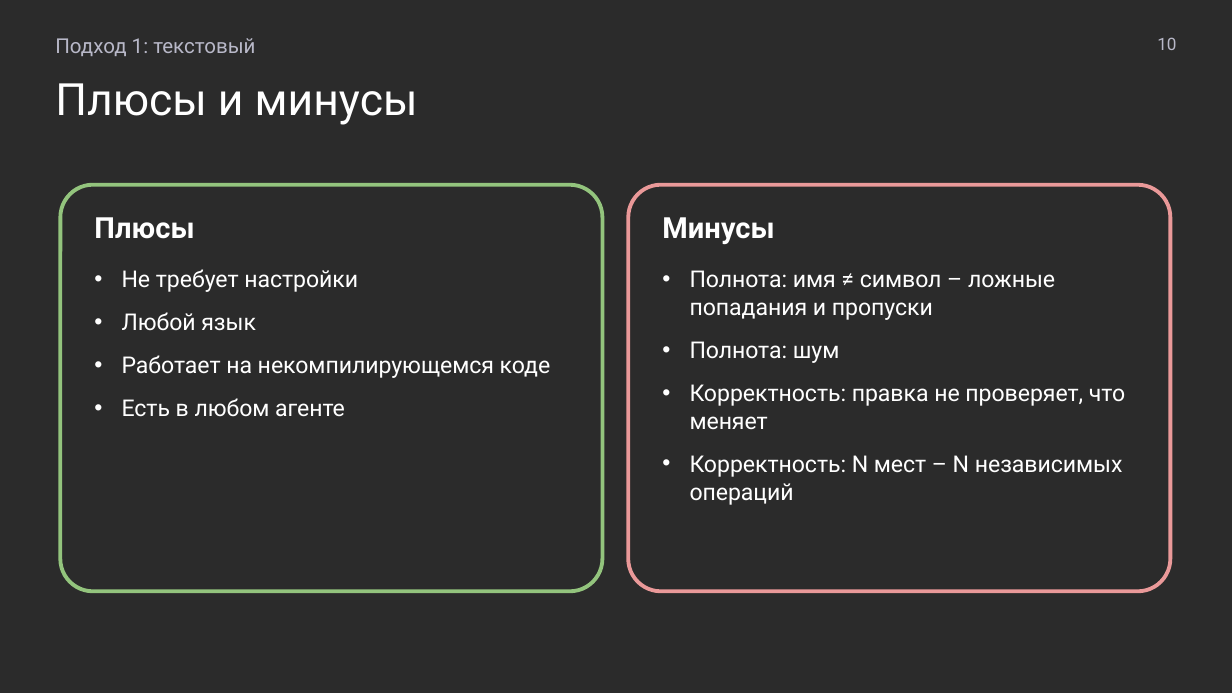
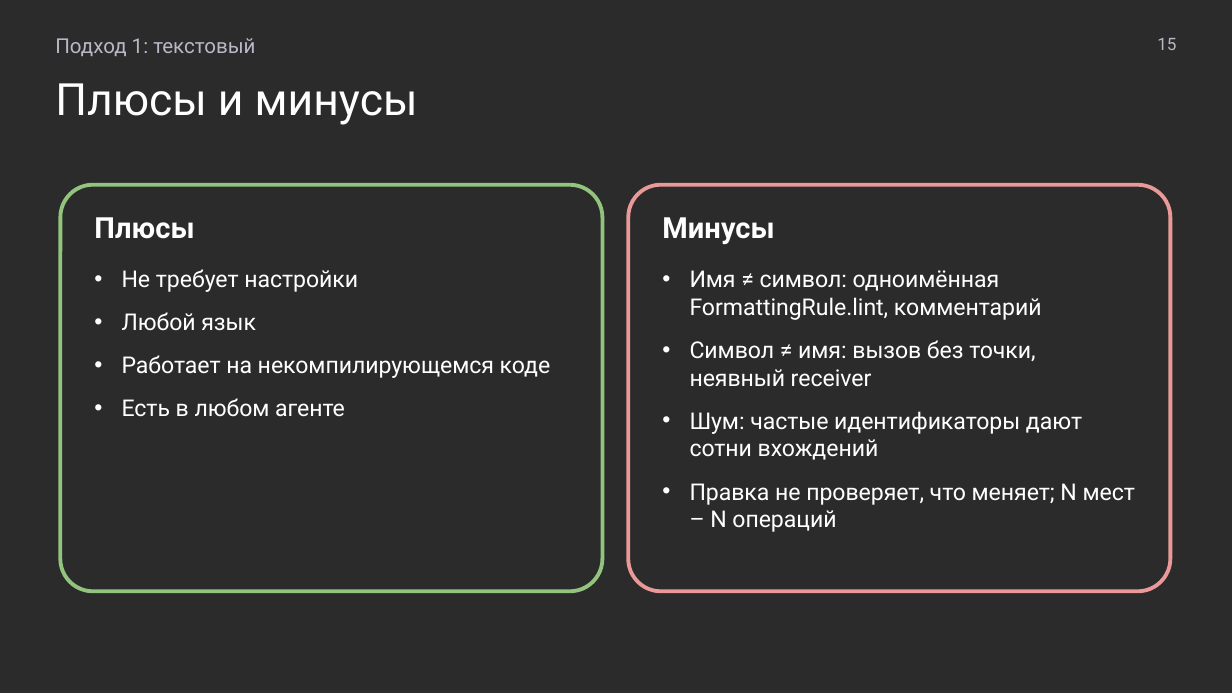
Before and after one commit to MchKosticyn/ide-refactoring-in-ai-agents, a slide deck: slide 15 of Доклад_ Рефакторинг в ИИ-агентах.pptx (slide 10 before the commit). Drawn at 1232x693 pixels with LibreOffice and Linux fonts; fonts in the diff are those of the drawing; background and template pictures are left out; a plain dark background stands for a picture behind light text. Boxes give left, top, right and bottom in pixels: in the first picture for what was removed or moved away, otherwise in the second. Text is boxed around its words. In the diff, an @@ line names an element or a change of style, - is before the commit and + after.

```diff
--- a/Доклад_ Рефакторинг в ИИ-агентах.pptx
+++ b/Доклад_ Рефакторинг в ИИ-агентах.pptx
@@ text at (1157, 38, 1176, 50): text changed @@
-10
+15
@@ text in rounded rectangle at (690, 270, 1135, 532): text changed @@
-• Полнота: имя ≠ символ – ложные попадания и пропуски
-• Полнота: шум
-• Корректность: правка не проверяет, что меняет
-• Корректность: N мест – N независимых операций
+• Имя ≠ символ: одноимённая FormattingRule.lint, комментарий
+• Символ ≠ имя: вызов без точки, неявный receiver
+• Шум: частые идентификаторы дают сотни вхождений
+• Правка не проверяет, что меняет; N мест – N операций
```
Also in this commit, not shown: 20 other slides changed, 18 slides added, 12 slides removed, 2 other files.
